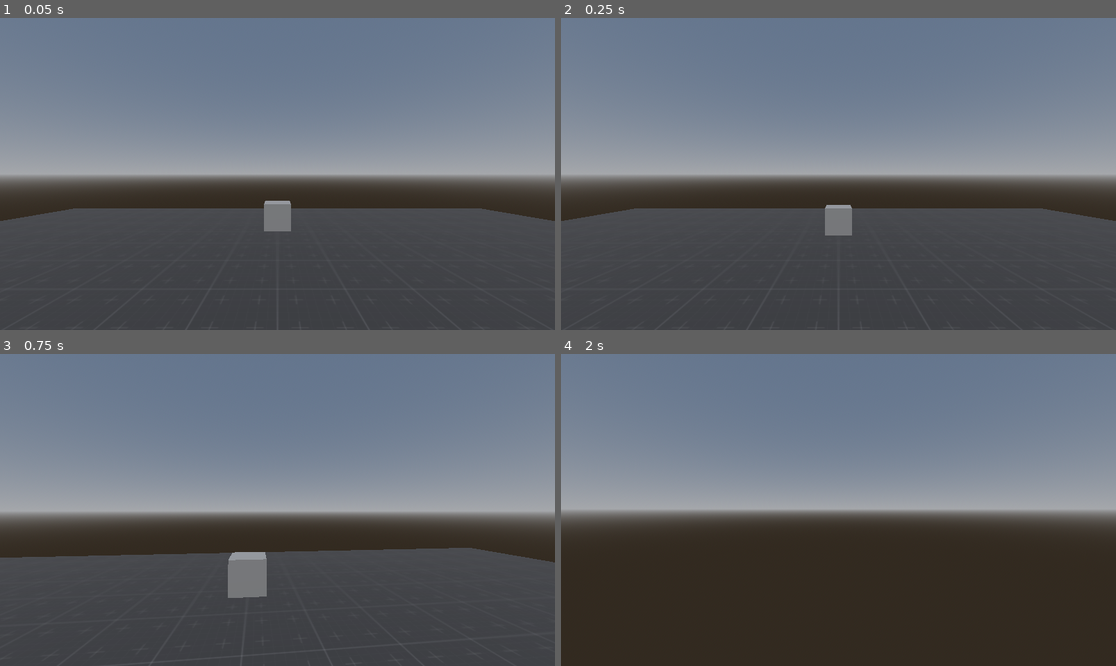
Above: before the commit, frames 1-4 (two rows, left to right).
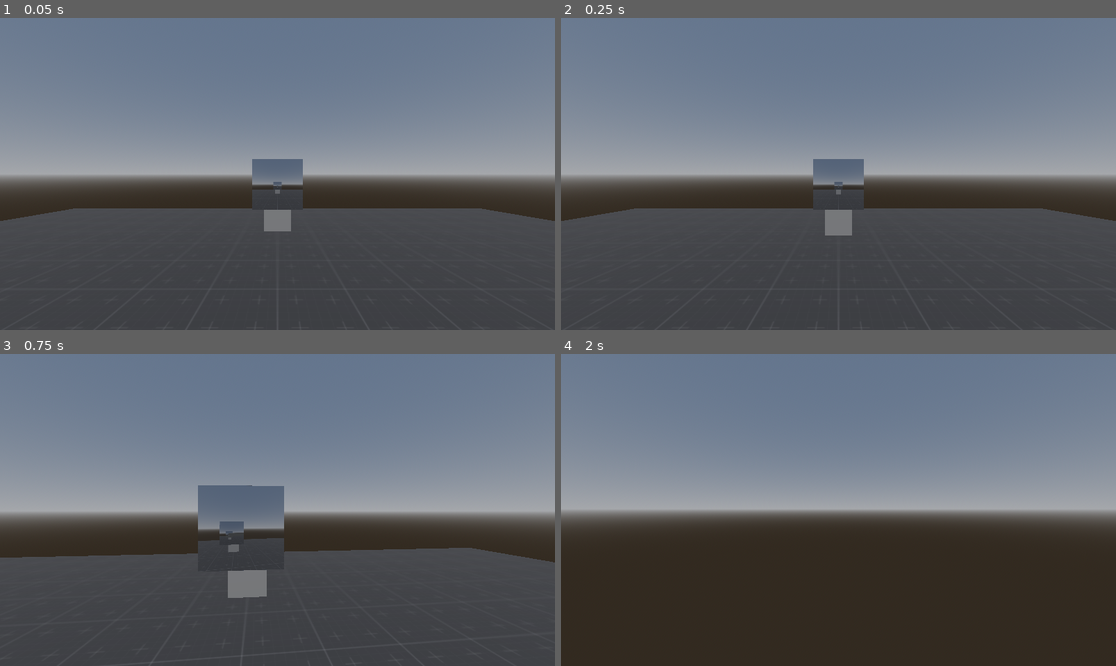
Above: after the commit, the same moments.

Repository: Wowe-Peanut/GetReal
Game: Godot game, scene res://test.tscn
Two runs of this game, one before a commit and one after it. Both use one fixed random seed, a clock stepped at 60 frames per second and the inputs below.
Inputs (mouse positions are in pixels of both pictures, inside the frame that each line leads up to):
- Up to frame 1 (0.05 s): no input
- Up to frame 2 (0.25 s): no input
- Up to frame 3 (0.75 s): tap Enter at 0.5 s; move the mouse to (305, 510) at 0.52 s; hold W (move_forward) from 0.53 s (still down); right-click (305, 510) at 0.6 s
- Up to frame 4 (2 s): keep holding W (move_forward); tap Space (jump) at 0.77, 1.52 s; move the mouse to (810, 510) at 1.27 s; right-click (810, 510) at 1.35 s

The runs differ from the first frame. In frame 1, 1.3% of the frame differs, in the area x 45-55%, y 45-62%; in frame 2, 1.3%; in frame 3, 3.3%, in the area x 35-52%, y 42-70%; in frame 4, nothing differs.

Commit message:
mirror setup (its not working)

Diff:
--- a/box.gd
+++ b/box.gd
@@ -14,7 +14,7 @@
 	coyote_timer.timeout.connect(destroy_self)
 	observers = get_tree().get_nodes_in_group("observer")
 
-func _physics_process(delta: float) -> void:
+func _physics_process(_delta: float) -> void:
 	# if off screen and ct off: start coyote timer
 	if !visibility_check.is_on_screen() and coyote_timer.is_stopped():
 		coyote_timer.start()
--- a/box.tscn
+++ b/box.tscn
@@ -30,5 +30,5 @@
 aabb = AABB(-0.375, -0.375, -0.375, 0.75, 0.75, 0.75)
 
 [node name="CoyoteTimer" type="Timer" parent="."]
-wait_time = 0.5
+wait_time = 0.25
 one_shot = true
--- /dev/null
+++ b/mirror.gd
@@ -0,0 +1,19 @@
+extends Node3D
+
+@onready var view = $View
+@onready var mesh = $Mesh
+@onready var mirror_cam: Camera3D = $View/MirrorCam
+
+@export var pixels_per_unit: int = 100
+
+var player_cam: Camera3D
+
+# Called when the node enters the scene tree for the first time.
+func _ready() -> void:
+	player_cam = get_tree().root.get_camera_3d()
+
+	mesh.get_surface_override_material(0).albedo_texture = view.get_texture()
+
+# Called every frame. 'delta' is the elapsed time since the previous frame.
+func _process(_delta: float):
+	mirror_cam.global_transform = player_cam.global_transform
--- /dev/null
+++ b/mirror.tscn
@@ -0,0 +1,23 @@
+[gd_scene load_steps=4 format=3 uid="uid://b41j52vgwvasr"]
+
+[ext_resource type="Script" path="res://mirror.gd" id="1_23741"]
+
+[sub_resource type="QuadMesh" id="QuadMesh_5n1ph"]
+resource_local_to_scene = true
+
+[sub_resource type="StandardMaterial3D" id="StandardMaterial3D_wlu30"]
+resource_local_to_scene = true
+
+[node name="Mirror" type="Node3D"]
+transform = Transform3D(1, 0, 1.74846e-07, 0, 1, 0, -1.74846e-07, 0, 1, 0, 0, 0)
+script = ExtResource("1_23741")
+
+[node name="View" type="SubViewport" parent="."]
+
+[node name="MirrorCam" type="Camera3D" parent="View"]
+
+[node name="Mesh" type="MeshInstance3D" parent="."]
+mesh = SubResource("QuadMesh_5n1ph")
+surface_material_override/0 = SubResource("StandardMaterial3D_wlu30")
+
+[node name="MirrorOrigin" type="Marker3D" parent="Mesh"]
--- a/test.tscn
+++ b/test.tscn
@@ -1,8 +1,9 @@
-[gd_scene load_steps=11 format=3 uid="uid://c3jr12ajd7mo4"]
+[gd_scene load_steps=12 format=3 uid="uid://c3jr12ajd7mo4"]
 
 [ext_resource type="PackedScene" uid="uid://bjgyylqm3xc11" path="res://player.tscn" id="1_a76g4"]
 [ext_resource type="PackedScene" uid="uid://c6t43xntvjerc" path="res://box.tscn" id="3_cus30"]
 [ext_resource type="Material" uid="uid://byswl41fa324d" path="res://default_environment_texture.tres" id="3_duvdi"]
+[ext_resource type="PackedScene" uid="uid://b41j52vgwvasr" path="res://mirror.tscn" id="4_b72i0"]
 
 [sub_resource type="BoxShape3D" id="BoxShape3D_smomk"]
 size = Vector3(1, 2, 7)
@@ -58,3 +59,6 @@
 
 [node name="DirectionalLight3D" type="DirectionalLight3D" parent="."]
 transform = Transform3D(1, 0, 0, 0, 0.5, 0.866025, 0, -0.866025, 0.5, 0, 6, 0)
+
+[node name="Mirror" parent="." instance=ExtResource("4_b72i0")]
+transform = Transform3D(1, 0, 0, 0, 1, 0, 0, 0, 1, 0, 2, -4)
